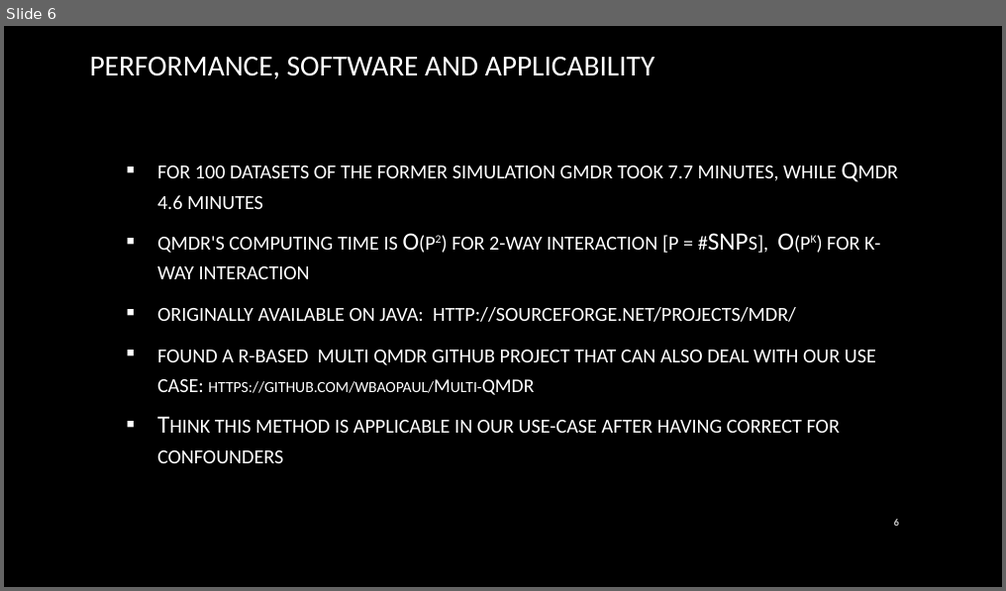
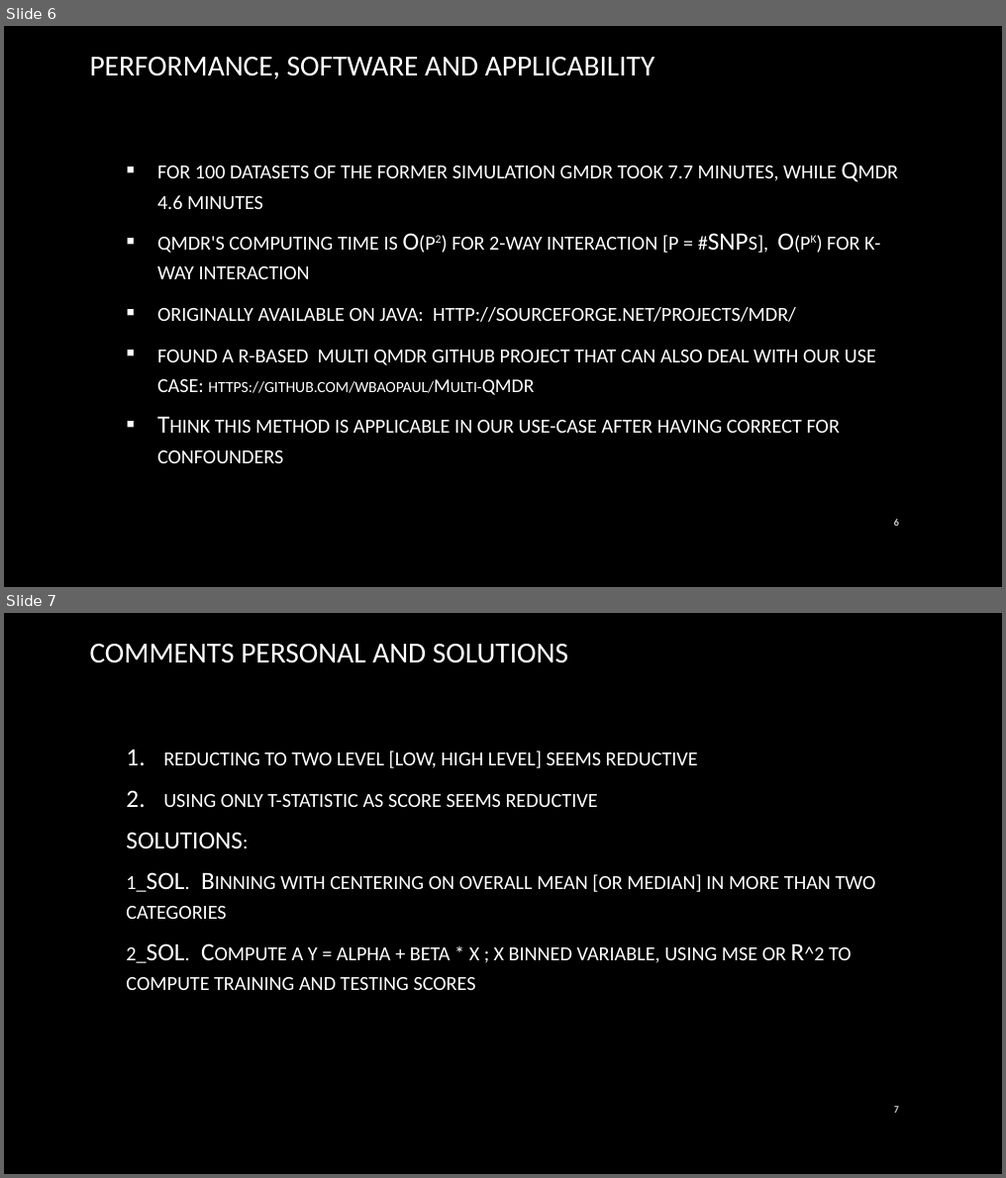
Before and after one commit to FeMelograna/Epistasis_Local, a slide deck: Presentations/QMDR_presentation_quantitative_traits.pptx. Shown one above the other, each under a label of ours: slide 6 before the commit, slides 6 and 7 after it. The pictures are 1006x591 and 1006x1178 pixels, drawn with LibreOffice and Linux fonts; fonts in the diff are those of the drawing; background and template pictures are left out. Boxes give left, top, right and bottom in pixels: in the first picture for what was removed or moved away, otherwise in the second. Text is boxed around its words. In the diff, an @@ line names an element or a change of style, - is before the commit and + after.

```diff
--- a/Presentations/QMDR_presentation_quantitative_traits.pptx
+++ b/Presentations/QMDR_presentation_quantitative_traits.pptx
@@ slide 7 added at (4,613,1002,1174), background picture (left out) @@
@@ title added at (90,644,568,663), 21 pt, text gradient #FFFFFF to #A6A6A6 @@
+COMMENTS PERSONAL AND SOLUTIONS
@@ text added at (126,751,876,990), 18 pt, text gradient #FFFFFF to #BFBFBF, small capitals @@
+  1. reducting to two level [low, high level] seems reductive
+  2. using only t-statistic as score seems reductive
+  SOLUTIONS:
+  1_SOL. Binning with centering on overall mean [or median] in more than two categories
+  2_SOL. Compute a y = alpha + beta * x ; x binned variable, using mse or R^2 to compute training and testing scores
@@ page number added at (894,1106,899,1113), 6.8 pt, text #BFBFBF, bold @@
+7
```
